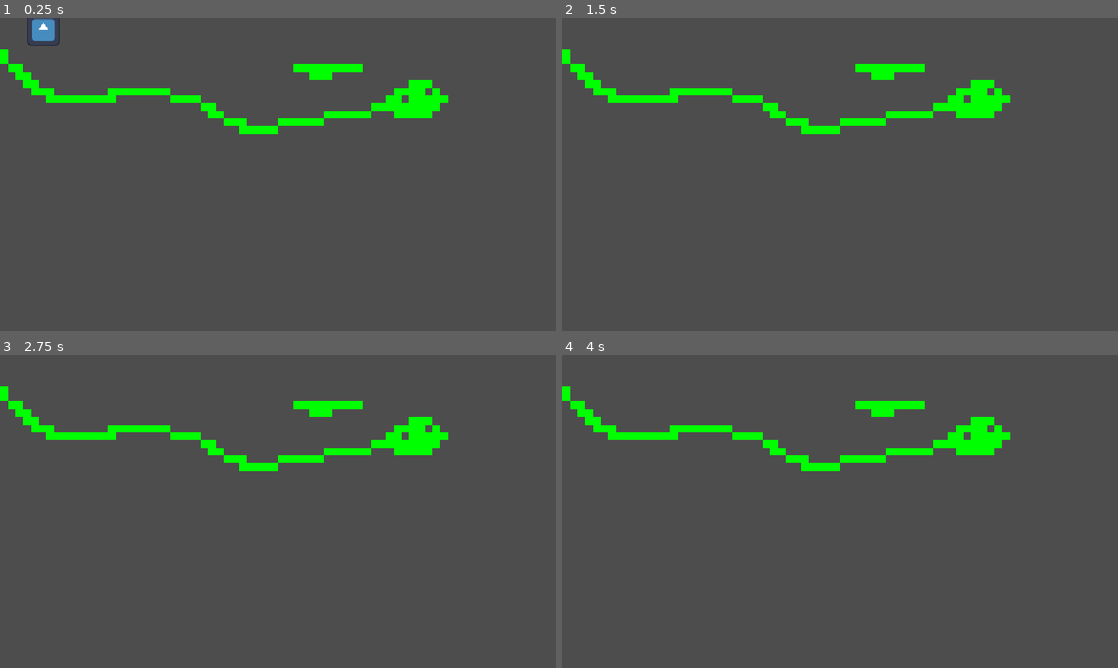
Above: before the commit, frames 1-4 (two rows, left to right).
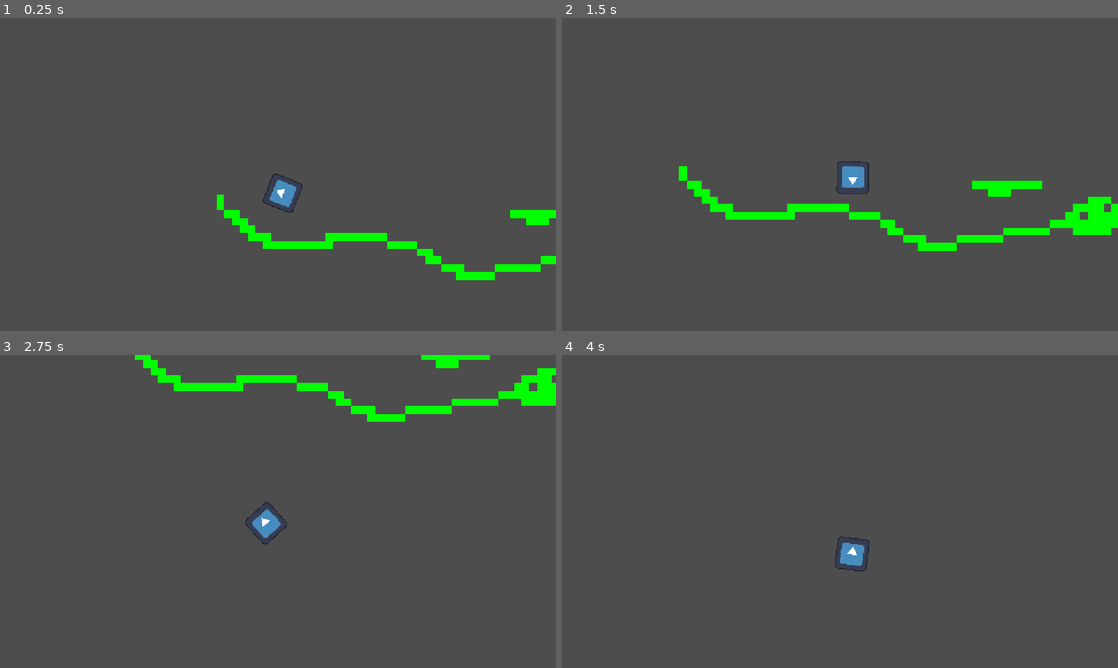
Above: after the commit, the same moments.

Repository: OneJame/Jumping-the-Gun
Game: Godot game, scene res://main.tscn
Two runs of this game, one before a commit and one after it. Both use one fixed random seed, a clock stepped at 60 frames per second and the inputs below. The engine's default icon, where the game draws it, is replaced by a stand-in: a white triangle on a blue panel in a dark square.
Inputs (mouse positions are in pixels of both pictures, inside the frame that each line leads up to):
- Up to frame 1 (0.25 s): no input
- Up to frame 2 (1.5 s): tap Enter (shoot) at 0.5, 0.6, 1.35 s; move the mouse to (962, 158) at 0.52 s; hold D (right) from 0.53 s (still down); click (962, 158) at 0.67 s; tap Up at 0.77 s; move the mouse to (728, 190) at 1.27 s; click (728, 190) at 1.42 s
- Up to frame 3 (2.75 s): tap Up at 1.52 s; move the mouse to (333, 442) at 2.02 s; release D (right) at 2.03 s; hold A (left) from 2.03 s (still down); tap Alt at 2.1 s; click (333, 442) at 2.17 s; tap Enter (shoot) at 2.3 s
- Up to frame 4 (4 s): move the mouse to (812, 574) at 2.77 s; release A (left) at 2.78 s; hold D (right) from 2.78 s (still down); tap Shift at 2.85 s; click (812, 574) at 2.92 s; tap Up at 3.02, 3.77 s; tap Enter (shoot) at 3.05, 3.6 s; move the mouse to (1006, 558) at 3.52 s; click (1006, 558) at 3.67 s

The runs differ from the first frame. In frame 1, 6.1% of the frame differs, in the area x 0-100%, y 0-84%; in frame 2, 7.0%, in the area x 0-100%, y 10-75%; in frame 3, 6.4%; in frame 4, 3.7%.

Commit message:
changed shooting stuff

Diff:
--- a/main.tscn
+++ b/main.tscn
@@ -1490,3 +1490,8 @@
 [node name="CollisionShape2D" type="CollisionShape2D" parent="Player" unique_id=1647475435]
 position = Vector2(-30, 30)
 shape = SubResource("RectangleShape2D_wfyas")
+
+[node name="Camera2D" type="Camera2D" parent="Player" unique_id=1285348792]
+position = Vector2(-30, 30)
+position_smoothing_enabled = true
+position_smoothing_speed = 15.0
--- a/player.gd
+++ b/player.gd
@@ -2,18 +2,19 @@
 
 
 const SPEED = 500.0
-const RECOIL = -900.0
+const RECOIL = 90
 const FRICTION = 1500
 
 
 func _physics_process(delta: float) -> void:
+	look_at(get_global_mouse_position())
 	# Add the gravity.
 	if not is_on_floor():
 		velocity += get_gravity() * delta
 
 	if Input.is_action_just_pressed("shoot"):
 		shoot()
-	velocity = velocity.move_toward(Vector2.ZERO, FRICTION * delta)
+		velocity = velocity.move_toward(Vector2.ZERO, FRICTION * delta)
 
 	# Get the input direction and handle the movement/deceleration.
 	# As good practice, you should replace UI actions with custom gameplay actions.
@@ -26,6 +27,5 @@
 	move_and_slide()
 
 func shoot():
-	var mouse: Vector2 = get_viewport().get_mouse_position()
-	var shoot_direction: Vector2 = (mouse - global_position).normalized()
-	velocity += shoot_direction * RECOIL
+	var angle: Vector2 = Vector2.from_angle(rotation)
+	velocity += angle * RECOIL
